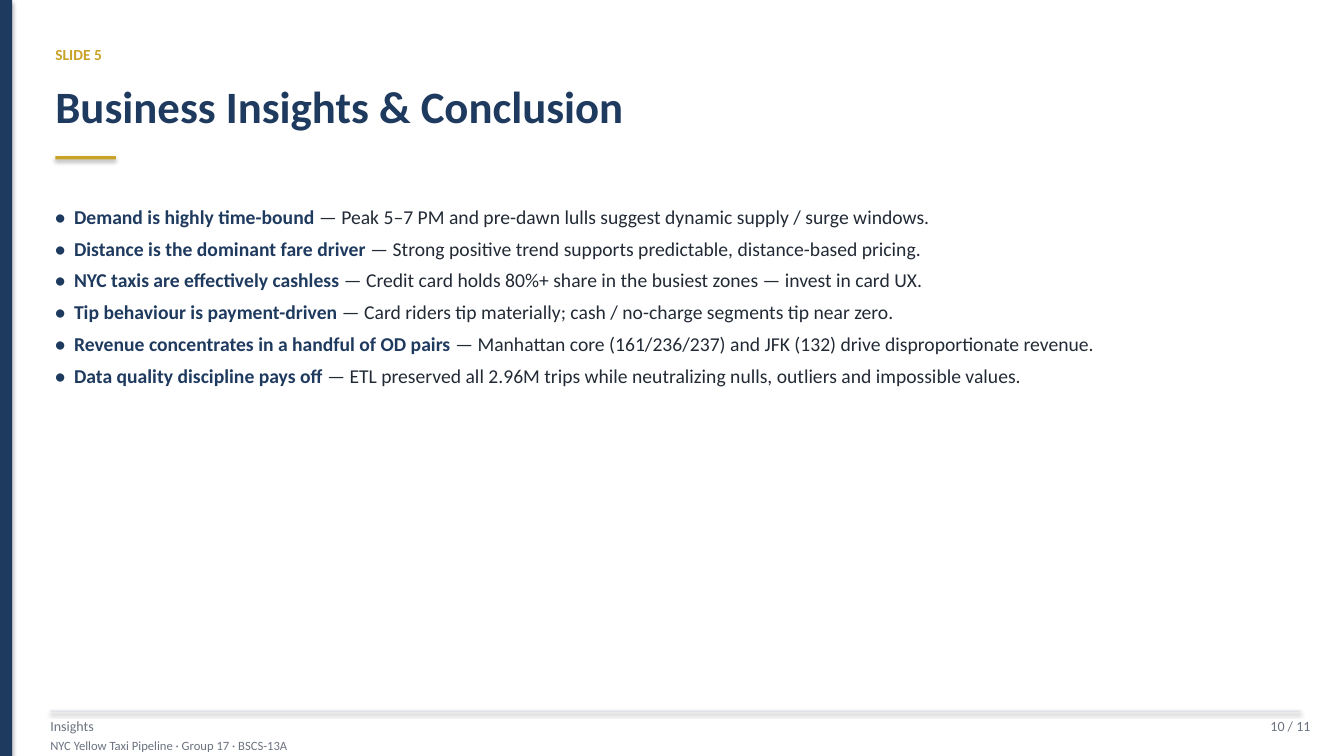
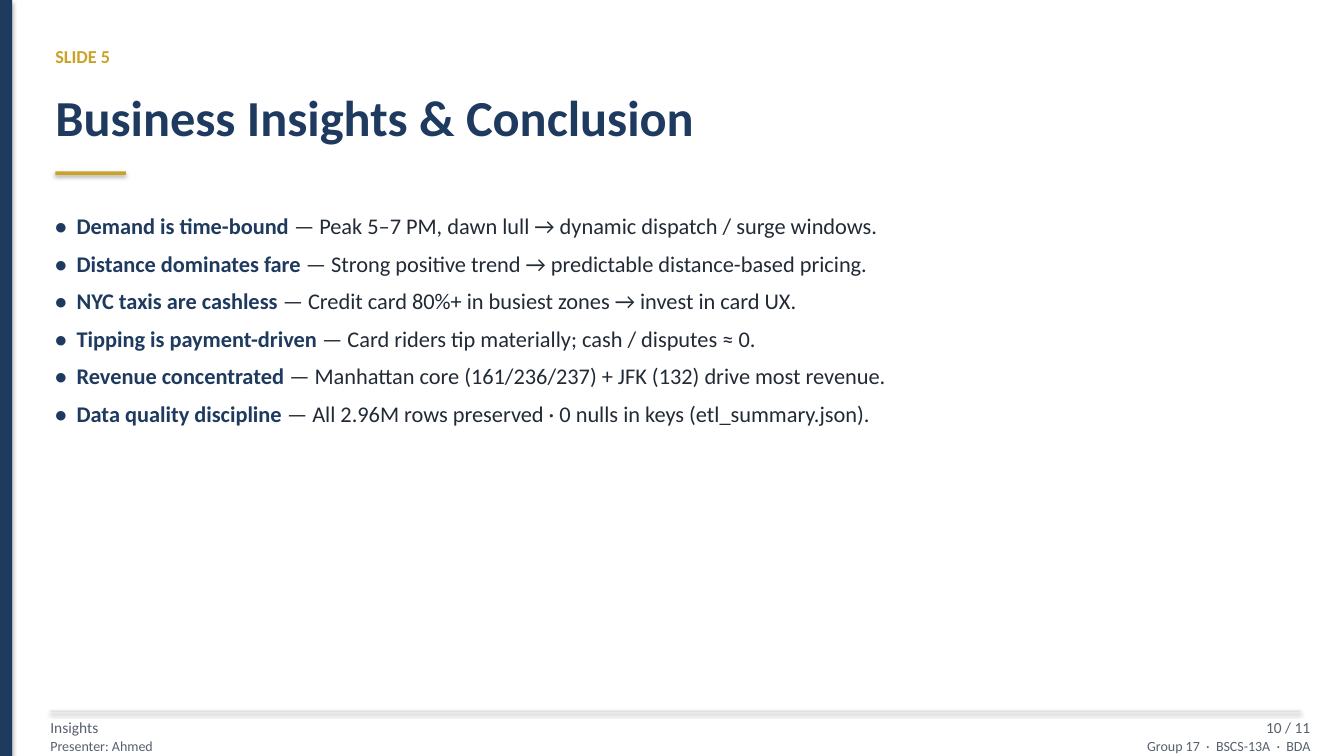
Before and after one commit to hassaanawan48/NYC-Taxi-Ingestion-Pipeline, a slide deck: slide 10 of NYC_Taxi_BDA_Presentation.pptx. Drawn at 1344x756 pixels with LibreOffice and Linux fonts; fonts in the diff are those of the drawing. Boxes give left, top, right and bottom in pixels: in the first picture for what was removed or moved away, otherwise in the second. Text is boxed around its words. In the diff, an @@ line names an element or a change of style, - is before the commit and + after.

```diff
--- a/NYC_Taxi_BDA_Presentation.pptx
+++ b/NYC_Taxi_BDA_Presentation.pptx
@@ text "SLIDE 5" at [55, 51, 110, 63]: size 11 to 13 pt @@
@@ text "Business Insights & Conclusion": place and size @@
-text "Business Insights & Conclusion" at [55, 91, 623, 131]
+text "Business Insights & Conclusion" at [55, 100, 694, 145]
@@ text "Business Insights & Conclusion" at [55, 100, 694, 145]: size 32 to 36 pt @@
@@ rectangle: place and size @@
-rectangle at [55, 156, 116, 159]
+rectangle at [55, 171, 126, 174]
@@ text at [77, 218, 886, 426]: text changed; size 14 to 16 pt @@
-• Demand is highly time-bound — Peak 5–7 PM and pre-dawn lulls suggest dynamic supply / surge windows.
-• Distance is the dominant fare driver — Strong positive trend supports predictable, distance-based pricing.
-• NYC taxis are effectively cashless — Credit card holds 80%+ share in the busiest zones — invest in card UX.
-• Tip behaviour is payment-driven — Card riders tip materially; cash / no-charge segments tip near zero.
-• Revenue concentrates in a handful of OD pairs — Manhattan core (161/236/237) and JFK (132) drive disproportionate revenue.
-• Data quality discipline pays off — ETL preserved all 2.96M trips while neutralizing nulls, outliers and impossible values.
+• Demand is time-bound — Peak 5–7 PM, dawn lull → dynamic dispatch / surge windows.
+• Distance dominates fare — Strong positive trend → predictable distance-based pricing.
+• NYC taxis are cashless — Credit card 80%+ in busiest zones → invest in card UX.
+• Tipping is payment-driven — Card riders tip materially; cash / disputes ≈ 0.
+• Revenue concentrated — Manhattan core (161/236/237) + JFK (132) drive most revenue.
+• Data quality discipline — All 2.96M rows preserved · 0 nulls in keys (etl_summary.json).
@@ text "Insights" at [50, 722, 98, 736]: size 10 to 11 pt, text colour #6B7380 to #57606E @@
@@ text "10 / 11" at [1266, 723, 1311, 733]: size 10 to 11 pt, text colour #6B7380 to #57606E @@
@@ text at [50, 741, 153, 751]: text changed; size 9 to 10 pt; text colour #6B7380 to #57606E @@
-NYC Yellow Taxi Pipeline · Group 17 · BSCS-13A
+Presenter: Ahmed
@@ text added at [1147, 742, 1310, 753], 10 pt, text #57606E @@
+Group 17 · BSCS-13A · BDA
```
Also in this commit, not shown: 10 other slides changed, 3 other files.
